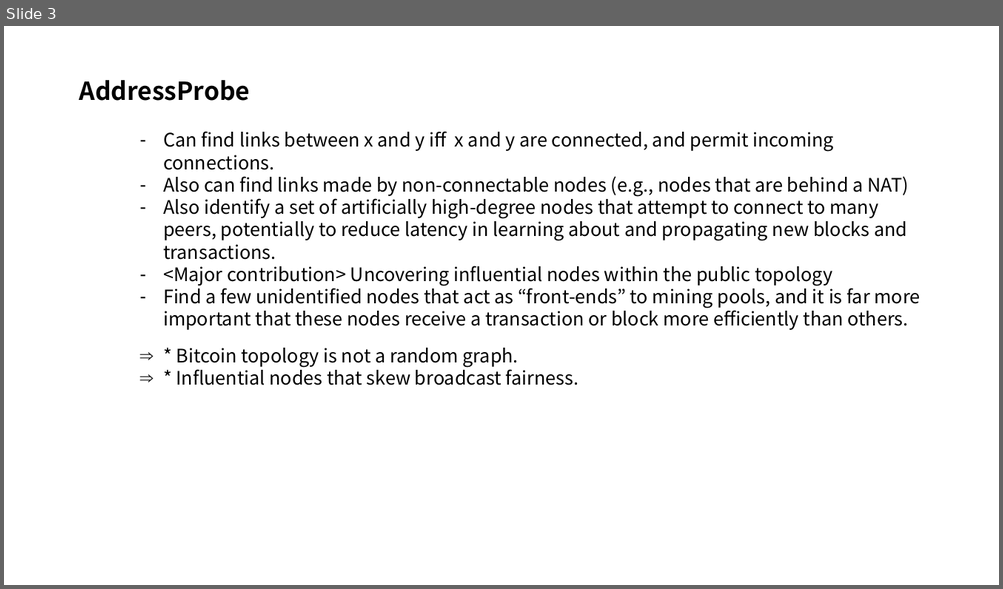
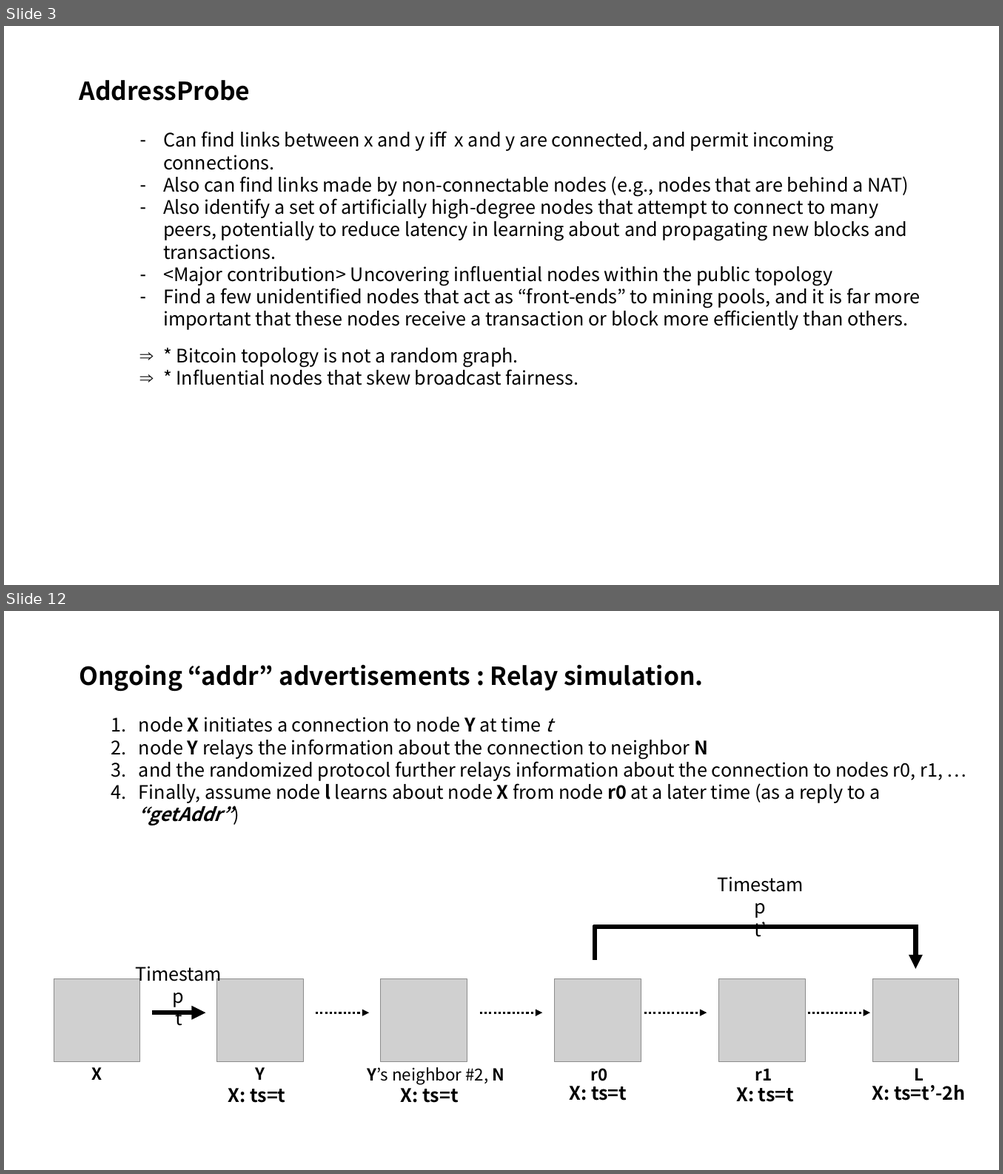
Before and after one commit to FelixSeol/paper, a slide deck: discovering/Discovering Bitcoin's Public topology.pptx. Shown one above the other, each under a label of ours: slide 3 before the commit, slides 3 and 12 after it; the slides between them are not shown. The pictures are 1003x589 and 1003x1174 pixels, drawn with LibreOffice and Linux fonts; fonts in the diff are those of the drawing; grey boxes stand for pictures. Boxes give left, top, right and bottom in pixels: in the first picture for what was removed or moved away, otherwise in the second. Text is boxed around its words. In the diff, an @@ line names an element or a change of style, - is before the commit and + after.

```diff
--- a/discovering/Discovering Bitcoin's Public topology.pptx
+++ b/discovering/Discovering Bitcoin's Public topology.pptx
@@ slide 12 added at bbox=[4, 611, 999, 1170], background #FFFFFF @@
@@ text added at bbox=[79, 664, 703, 691], 24 pt, text #000000, bold @@
+Ongoing “addr” advertisements : Relay simulation.
@@ text added at bbox=[139, 717, 942, 826], 18 pt, text #000000 @@
+1. node X initiates a connection to node Y at time t
+2. node Y relays the information about the connection to neighbor N
+3. and the randomized protocol further relays information about the connection to nodes r0, r1, …
+4. Finally, assume node l learns about node X from node r0 at a later time (as a reply to a “getAddr”)
@@ text added at bbox=[754, 917, 765, 937], 18 pt, text #000000 @@
+Timestamp
+t’
@@ line added from (594, 926) to (918, 926), #000000 4.5 pt @@
@@ line added from (595, 960) to (595, 925), #000000 4.5 pt @@
@@ arrow added from (916, 925) to (916, 969), #000000 4.5 pt @@
@@ picture added at bbox=[873, 980, 959, 1062] @@
@@ group added at bbox=[54, 980, 871, 1085]: 6 texts, 5 pictures, 5 arrows @@
+X
+Y
+Y’s neighbor #2, N
+r0
+r1
+Timestamp
+t
@@ text added at bbox=[913, 1068, 923, 1081], 16 pt, text #000000, bold @@
+L
@@ text added at bbox=[228, 1088, 285, 1103], 18 pt, text #000000, bold @@
+X: ts=t
@@ text added at bbox=[401, 1084, 458, 1103], 18 pt, text #000000, bold @@
+X: ts=t
@@ text added at bbox=[569, 1081, 626, 1101], 18 pt, text #000000, bold @@
+X: ts=t
@@ text added at bbox=[736, 1088, 794, 1102], 18 pt, text #000000, bold @@
+X: ts=t
@@ text added at bbox=[872, 1085, 965, 1101], 18 pt, text #000000, bold @@
+X: ts=t’-2h
```
Also in this commit, not shown: 3 slides changed, 8 other slides added, 1 slide removed.
